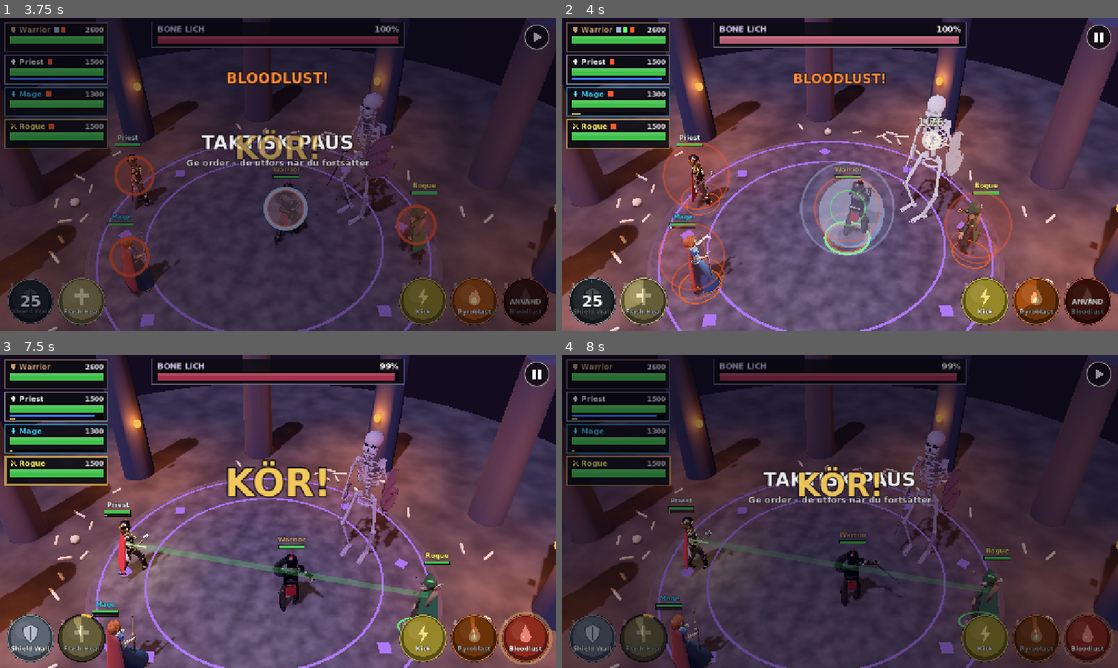
Above: before the commit, frames 1-4 (two rows, left to right).
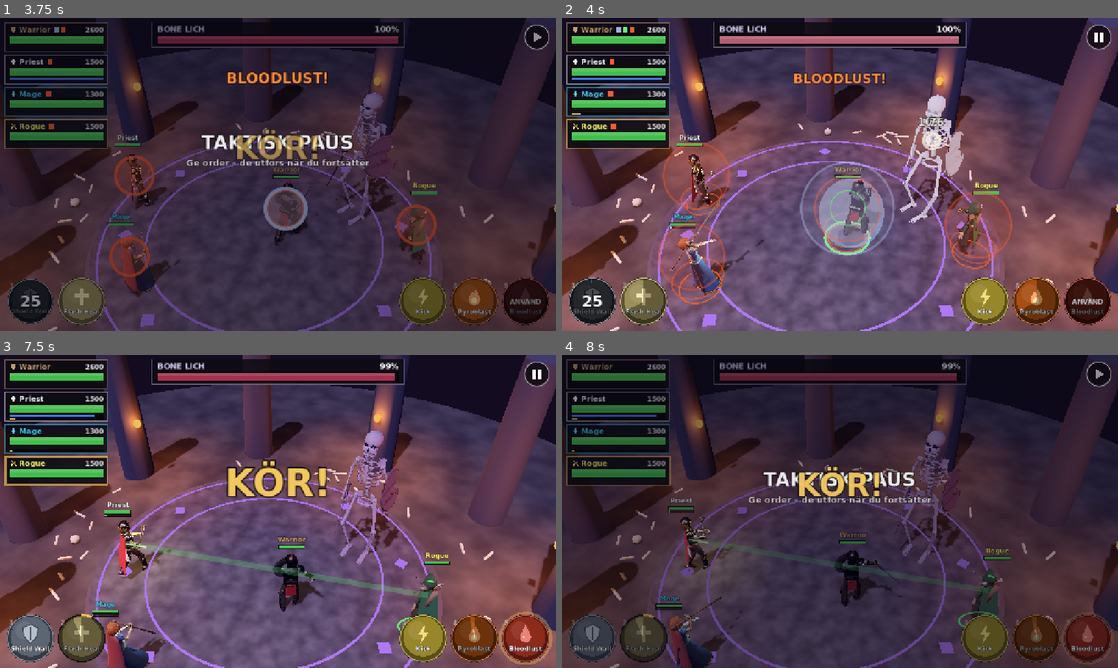
Above: after the commit, the same moments.

Repository: broklyn777/de-edsvurna
Game: Godot game, scene res://scenes/main.tscn
Two runs of this game, one before a commit and one after it. Both use one fixed random seed, a clock stepped at 60 frames per second and the inputs below.
Inputs (mouse positions are in pixels of both pictures, inside the frame that each line leads up to):
- Up to frame 1 (3.75 s): tap Enter at 0.5 s; move the mouse to (55, 36) at 0.52 s; tap 1 at 0.6 s; click (55, 36) at 0.67 s; tap Space at 0.77, 1.52, 3.02 s; move the mouse to (55, 71) at 1.27 s; tap 2 at 1.35 s; click (55, 71) at 1.42 s; move the mouse to (55, 102) at 2.02 s; tap 3 at 2.1 s; click (55, 102) at 2.17 s; move the mouse to (55, 133) at 2.77 s; tap 4 at 2.85 s; click (55, 133) at 2.92 s; move the mouse to (27, 302) at 3.52 s; tap 5 at 3.6 s; click (27, 302) at 3.67 s
- Up to frame 2 (4 s): tap Space at 3.77 s
- Up to frame 3 (7.5 s): move the mouse to (83, 639) at 4.27 s; tap R at 4.35 s; click (83, 639) at 4.42 s; tap Space at 4.52, 5, 6.02, 6.77 s; move the mouse to (55, 373) at 5.02 s; tap 1 at 5.1 s; click (55, 373) at 5.17 s; move the mouse to (55, 408) at 5.77 s; tap 2 at 5.85 s; click (55, 408) at 5.92 s; move the mouse to (55, 439) at 6.52 s; tap 3 at 6.6 s; click (55, 439) at 6.67 s; move the mouse to (55, 470) at 7.27 s; tap 4 at 7.35 s; click (55, 470) at 7.42 s
- Up to frame 4 (8 s): tap Space at 7.52 s

Frame 1 is identical in both runs. In frame 2, 0.6% of the frame differs, in the area x 19-37%, y 58-89%; in frame 3, 0.6%, in the area x 19-32%, y 52-100%; in frame 4, 0.6%.

Commit message:
Add procedural kick, Shield Wall and channel-cast animations
ProceduralAnims builds clips in code from per-bone rotations on top
of a base pose, moving the rig's IK foot bones with the legs. Rogue
kicks on Kick, Warrior raises the shield to the face on Shield Wall,
Priest lifts both hands and Mage raises the staff while casting.
Adds an animation lab and a bone-axis pose test under tools/.

Co-Authored-By: Claude Opus 5.5 <noreply@anthropic.com>

Diff:
--- a/data/heroes.json
+++ b/data/heroes.json
@@ -36,10 +36,13 @@
 				],
 				"hit": "Hit_Chest",
 				"death": "Death01",
-				"block": "Shield_Block",
+				"block": "Shield_Wall",
 				"run": "Run",
 				"walk": "Walk"
-			}
+			},
+			"procedural": [
+				"Shield_Wall"
+			]
 		}
 	},
 	"priest": {
@@ -76,13 +79,16 @@
 			},
 			"anims": {
 				"idle": "OneHand_Idle",
-				"cast": "OneHand_Idle",
+				"cast": "Cast_Channel_Priest",
 				"release": "Spell_Simple_Shoot",
 				"hit": "Hit_Chest",
 				"death": "Death01",
 				"run": "Run",
 				"walk": "Walk"
-			}
+			},
+			"procedural": [
+				"Cast_Channel_Priest"
+			]
 		}
 	},
 	"mage": {
@@ -108,13 +114,16 @@
 			},
 			"anims": {
 				"idle": "Staff_Idle",
-				"cast": "Staff_Cast",
+				"cast": "Cast_Channel_Mage",
 				"release": "Spell_Simple_Shoot",
 				"hit": "Hit_Chest",
 				"death": "Death01",
 				"run": "Staff_Run",
 				"walk": "Staff_Walk"
-			}
+			},
+			"procedural": [
+				"Cast_Channel_Mage"
+			]
 		}
 	},
 	"rogue": {
@@ -152,8 +161,12 @@
 				"hit": "Hit_Chest",
 				"death": "Death01",
 				"run": "Run",
-				"walk": "Walk"
-			}
+				"walk": "Walk",
+				"kick": "Kick"
+			},
+			"procedural": [
+				"Kick"
+			]
 		}
 	}
 }
--- a/scripts/battle/battle.gd
+++ b/scripts/battle/battle.gd
@@ -431,7 +431,7 @@
 			world.add_shake(7.0)
 		"kick":
 			sfx.play("kick", 0.0)
-			models[e.unit].attack(models[e.targets[0]].global_position, 0.4)
+			models[e.unit].kick(models[e.targets[0]].global_position)
 		"renew":
 			sfx.play("renew", -10.0)
 			fx_layer.add_child(_at(Fx.Ring.new(UiStyle.school_color("heal"), 8, 46, 0.4, 4.0), _pos(e.targets[0])))
--- /dev/null
+++ b/scripts/battle/procedural_anims.gd
@@ -0,0 +1,176 @@
+class_name ProceduralAnims
+extends RefCounted
+## Egna animationer byggda i kod ovanpå Quaternius-skelettet, för rörelser som saknas i
+## materialet (spark, tydlig Shield Wall, kanalisering av besvärjelser).
+##
+## En animation utgår från en pose i en befintlig animation (base, base_time). Varje nyckel
+## anger tid och vridningar i grader per ben (Euler XYZ i benets eget rum), plus valfri
+## höjning/sänkning av höfterna ("hips_y" i meter) och förflyttning av fotbenen ("pos":
+## {"Foot.R": [x, y, z]} i förälderns rum – fötterna är egna ben i riggen och följer inte
+## med när benet vrids). Mellan nycklarna interpoleras mjukt.
+
+const DEFS := {
+	# Rogue: framspark. Knät dras upp, benet skjuts ut i höfthöjd, överkroppen lutar bakåt.
+	"Kick": {"base": "OneHand_Idle", "length": 0.8, "keys": [
+		{"t": 0.0, "bones": {}},
+		{"t": 0.12, "bones": {"UpperLeg.R": [-55, 0, 0], "LowerLeg.R": [75, 0, 0], "Torso": [-6, 0, 0]}},
+		{"t": 0.24, "bones": {"UpperLeg.R": [-95, 0, 0], "LowerLeg.R": [-8, 0, 0], "Torso": [-20, 0, 0],
+				"UpperArm.R": [0, 0, -25], "UpperArm.L": [0, 0, 25]}},
+		{"t": 0.38, "bones": {"UpperLeg.R": [-88, 0, 0], "LowerLeg.R": [0, 0, 0], "Torso": [-17, 0, 0],
+				"UpperArm.R": [0, 0, -20], "UpperArm.L": [0, 0, 20]}},
+		{"t": 0.56, "bones": {"UpperLeg.R": [-45, 0, 0], "LowerLeg.R": [65, 0, 0], "Torso": [-5, 0, 0]}},
+		{"t": 0.8, "bones": {}},
+	]},
+	# Priest: båda händerna lyfts framåt och uppåt och pulserar medan healingen laddas.
+	"Cast_Channel_Priest": {"base": "OneHand_Idle", "length": 1.2, "loop": true, "keys": [
+		{"t": 0.0, "bones": {"UpperArm.R": [-25, 0, 70], "UpperArm.L": [-25, 0, -70], "Torso": [-6, 0, 0], "Head": [-8, 0, 0]}},
+		{"t": 0.6, "bones": {"UpperArm.R": [-38, 0, 90], "UpperArm.L": [-38, 0, -90], "Torso": [-11, 0, 0], "Head": [-14, 0, 0]}},
+		{"t": 1.2, "bones": {"UpperArm.R": [-25, 0, 70], "UpperArm.L": [-25, 0, -70], "Torso": [-6, 0, 0], "Head": [-8, 0, 0]}},
+	]},
+	# Mage: staven lyfts högt, fria handen sträcks fram mot målet.
+	"Cast_Channel_Mage": {"base": "Staff_Idle", "length": 1.0, "loop": true, "keys": [
+		{"t": 0.0, "bones": {"UpperArm.R": [-15, 0, 105], "UpperArm.L": [-25, 0, -75], "Torso": [-8, 0, 0], "Head": [-6, 0, 0]}},
+		{"t": 0.5, "bones": {"UpperArm.R": [-22, 0, 120], "UpperArm.L": [-35, 0, -88], "Torso": [-12, 0, 0], "Head": [-10, 0, 0]}},
+		{"t": 1.0, "bones": {"UpperArm.R": [-15, 0, 105], "UpperArm.L": [-25, 0, -75], "Torso": [-8, 0, 0], "Head": [-6, 0, 0]}},
+	]},
+	# Warrior: skölden lyfts upp framför ansiktet, kroppen lutar in bakom den.
+	"Shield_Wall": {"base": "Shield_Idle", "length": 1.0, "loop": true, "keys": [
+		{"t": 0.0, "bones": {"UpperArm.L": [-15, 0, -45], "Torso": [14, 0, 0], "Head": [6, 0, 0]}},
+		{"t": 0.5, "bones": {"UpperArm.L": [-17, 0, -48], "Torso": [16, 0, 0], "Head": [7, 0, 0]}},
+		{"t": 1.0, "bones": {"UpperArm.L": [-15, 0, -45], "Torso": [14, 0, 0], "Head": [6, 0, 0]}},
+	]},
+}
+
+
+## Lägger till de animationer i DEFS som figuren ska ha (names) i dess AnimationPlayer.
+static func add_to(player: AnimationPlayer, names: Array, defs := DEFS) -> void:
+	var lib := player.get_animation_library("")
+	for anim_name in names:
+		if not defs.has(anim_name) or player.has_animation(anim_name):
+			continue
+		var anim := build(player, defs[anim_name])
+		if anim:
+			lib.add_animation(anim_name, anim)
+
+
+static func build(player: AnimationPlayer, def: Dictionary) -> Animation:
+	var base_name := _find_anim(player, def.base)
+	if base_name == "":
+		push_warning("Hittar ingen basanimation " + def.base)
+		return null
+	var base := player.get_animation(base_name)
+	var base_time: float = def.get("base_time", 0.0)
+	var length: float = def.length
+	var keys: Array = def.keys
+	var anim := Animation.new()
+	anim.length = length
+	anim.loop_mode = Animation.LOOP_LINEAR if def.get("loop", false) else Animation.LOOP_NONE
+
+	var sk := _skeleton(player)
+	# Fötterna är egna ben (IK-mål) i riggen och följer inte med när benet vrids.
+	# Räkna ut var underbenet hamnar i varje nyckel och flytta fotbenet dit.
+	var feet := {}
+	if sk:
+		for k in keys:
+			feet[k.t] = _follow_feet(sk, base, base_time, k.bones)
+
+	for i in base.get_track_count():
+		var path := base.track_get_path(i)
+		var bone := path.get_concatenated_subnames()
+		match base.track_get_type(i):
+			Animation.TYPE_ROTATION_3D:
+				var rest: Quaternion = base.rotation_track_interpolate(i, base_time)
+				var t := anim.add_track(Animation.TYPE_ROTATION_3D)
+				anim.track_set_path(t, path)
+				anim.track_set_interpolation_type(t, Animation.INTERPOLATION_CUBIC)
+				for k in keys:
+					var q := rest * _euler(k.bones.get(bone, [0, 0, 0]))
+					if feet.has(k.t) and feet[k.t].has(bone):
+						q = feet[k.t][bone].basis.get_rotation_quaternion()
+					anim.rotation_track_insert_key(t, k.t, q)
+			Animation.TYPE_POSITION_3D:
+				var pos: Vector3 = base.position_track_interpolate(i, base_time)
+				var t := anim.add_track(Animation.TYPE_POSITION_3D)
+				anim.track_set_path(t, path)
+				anim.track_set_interpolation_type(t, Animation.INTERPOLATION_CUBIC)
+				for k in keys:
+					var p := pos
+					if bone == "Hips" or bone == "Body":
+						p.y += k.get("hips_y", 0.0)
+						p.z += k.get("hips_z", 0.0)
+					if feet.has(k.t) and feet[k.t].has(bone):
+						p = feet[k.t][bone].origin
+					anim.position_track_insert_key(t, k.t, p)
+	return anim
+
+
+static func _euler(v: Variant) -> Quaternion:
+	return Quaternion.from_euler(_vec(v) * PI / 180.0)
+
+
+## Lokala transformer för fotbenen så att foten sitter kvar i änden av underbenet när benet vrids.
+static func _follow_feet(sk: Skeleton3D, base: Animation, base_time: float, offsets: Dictionary) -> Dictionary:
+	var out := {}
+	for side in ["L", "R"]:
+		var upper: String = "UpperLeg." + side
+		var lower: String = "LowerLeg." + side
+		var foot: String = "Foot." + side
+		if not (offsets.has(upper) or offsets.has(lower) or offsets.has("Hips") or offsets.has("Body")):
+			continue
+		if sk.find_bone(foot) < 0 or sk.find_bone(lower) < 0:
+			continue
+		var before := _global_pose(sk, base, base_time, {}, lower)
+		var after := _global_pose(sk, base, base_time, offsets, lower)
+		var foot_before := _global_pose(sk, base, base_time, {}, foot)
+		var foot_after := after * before.affine_inverse() * foot_before
+		var parent := sk.get_bone_parent(sk.find_bone(foot))
+		var parent_global := _global_pose(sk, base, base_time, offsets, sk.get_bone_name(parent)) if parent >= 0 else Transform3D()
+		out[foot] = parent_global.affine_inverse() * foot_after
+	return out
+
+
+## Benets transform i skelettets rum för basposen plus vridningarna i offsets.
+static func _global_pose(sk: Skeleton3D, base: Animation, base_time: float, offsets: Dictionary, bone_name: String) -> Transform3D:
+	var idx := sk.find_bone(bone_name)
+	var chain: Array[int] = []
+	while idx >= 0:
+		chain.push_front(idx)
+		idx = sk.get_bone_parent(idx)
+	var xf := Transform3D()
+	for b in chain:
+		var bname := sk.get_bone_name(b)
+		var rest := sk.get_bone_rest(b)
+		var rot := rest.basis.get_rotation_quaternion()
+		var pos := rest.origin
+		var path := NodePath(str(base.track_get_path(0)).get_slice(":", 0) + ":" + bname)
+		var rt := base.find_track(path, Animation.TYPE_ROTATION_3D)
+		if rt >= 0:
+			rot = base.rotation_track_interpolate(rt, base_time)
+		var pt := base.find_track(path, Animation.TYPE_POSITION_3D)
+		if pt >= 0:
+			pos = base.position_track_interpolate(pt, base_time)
+		if offsets.has(bname):
+			rot = rot * _euler(offsets[bname])
+		xf = xf * Transform3D(Basis(rot).scaled(rest.basis.get_scale()), pos)
+	return xf
+
+
+static func _skeleton(player: AnimationPlayer) -> Skeleton3D:
+	var root := player.get_node(player.root_node)
+	var found := root.find_children("*", "Skeleton3D", true, false)
+	return found[0] if not found.is_empty() else null
+
+
+static func _vec(v: Variant) -> Vector3:
+	if v is Vector3:
+		return v
+	return Vector3(v[0], v[1], v[2])
+
+
+static func _find_anim(player: AnimationPlayer, wanted: String) -> String:
+	if player.has_animation(wanted):
+		return wanted
+	for a in player.get_animation_list():
+		if a.ends_with(wanted):
+			return a
+	return ""
--- a/scripts/battle/unit_model.gd
+++ b/scripts/battle/unit_model.gd
@@ -11,6 +11,7 @@
 ## Vapnet träffar ungefär så här långt in i attackanimationerna (uppmätt på armarnas rotationsfart).
 const IMPACT_AT := 0.2
 const ATTACK_SPEED := 1.25
+const KICK_IMPACT_AT := 0.3
 
 static var _weapon_kit: Node3D
 
@@ -66,6 +67,7 @@
 	_model.scale = Vector3.ONE * model_scale
 	_body.add_child(_model)
 	_player = _model.find_children("*", "AnimationPlayer", true, false)[0]
+	ProceduralAnims.add_to(_player, vis.get("procedural", []))
 	for loop_anim in [anims.get("idle", ""), anims.get("cast", ""), anims.get("block", ""),
 			anims.get("run", ""), anims.get("walk", "")]:
 		if _player.has_animation(loop_anim):
@@ -119,6 +121,18 @@
 		_play_oneshot(anim_name, 0.06, ATTACK_SPEED)
 		last_impact_delay = _player.get_animation(anim_name).length * IMPACT_AT / (ATTACK_SPEED * unit.haste())
 	_push_delayed((toward - global_position).normalized() * lunge * model_scale, last_impact_delay * 0.6)
+
+
+## Spark (Rogue: Kick). Använder animationen "kick" om figuren har en, annars en vanlig attack.
+func kick(toward: Vector3) -> void:
+	if _dead:
+		return
+	if not anims.has("kick"):
+		attack(toward, 0.4)
+		return
+	_play_oneshot(anims.kick, 0.05, 1.0)
+	last_impact_delay = _player.get_animation(anims.kick).length * KICK_IMPACT_AT
+	_push_delayed((toward - global_position).normalized() * 0.45 * model_scale, last_impact_delay * 0.6)
 
 
 ## Startar kaströrelsen. Närstridsslag (windup) lyfter vapnet och håller det tills slaget faller.
--- /dev/null
+++ b/tools/anim_lab.gd
@@ -0,0 +1,95 @@
+extends Node3D
+## Animationslabb: visar en figur på nära håll och spelar en sekvens av rörelser via UnitModel,
+## precis som i striden. Filma med --write-movie för att granska bild för bild.
+##
+##   godot --path . res://tools/anim_lab.tscn --write-movie /tmp/lab/f.png --fixed-fps 20 \
+##       --quit-after 80 -- --unit=priest --seq=cast:holy:2.5,release,idle:0.5,hit
+##
+## Steg i --seq (kommaseparerade, valfri längd i sekunder efter kolon):
+##   cast:<skola>:<s>  ladda en besvärjelse så länge, sedan släpp
+##   attack[:s]  hit[:s]  block:<s>  kick[:s]  idle:<s>  walk:<s>
+
+var _model: UnitModel
+var _steps: Array = []
+var _wait := 0.3
+
+
+func _ready() -> void:
+	var data := GameData.load_all()
+	var unit_id := "priest"
+	var seq := "idle:1"
+	for arg in OS.get_cmdline_user_args():
+		if arg.begins_with("--unit="):
+			unit_id = arg.get_slice("=", 1)
+		elif arg.begins_with("--seq="):
+			seq = arg.get_slice("=", 1)
+	_steps = Array(seq.split(","))
+	var is_hero: bool = data.heroes.has(unit_id)
+	var d: Dictionary = data.heroes[unit_id] if is_hero else data.bosses[unit_id]
+	var u := CombatUnit.from_data(unit_id, d, 0 if is_hero else 1)
+	u.position = Vector2.ZERO
+
+	var env := WorldEnvironment.new()
+	env.environment = Environment.new()
+	env.environment.background_mode = Environment.BG_COLOR
+	env.environment.background_color = Color(0.16, 0.15, 0.2)
+	env.environment.ambient_light_source = Environment.AMBIENT_SOURCE_COLOR
+	env.environment.ambient_light_color = Color(0.7, 0.7, 0.8)
+	add_child(env)
+	var sun := DirectionalLight3D.new()
+	sun.rotation_degrees = Vector3(-45, 30, 0)
+	add_child(sun)
+	var floor_mesh := MeshInstance3D.new()
+	var plane := PlaneMesh.new()
+	plane.size = Vector2(8, 8)
+	floor_mesh.mesh = plane
+	add_child(floor_mesh)
+
+	_model = UnitModel.new()
+	add_child(_model)
+	_model.setup(u, null, d.visual)
+	_model.face(Vector3(1.0, 0, 1.0))
+	var cam := Camera3D.new()
+	var s := _model.model_scale
+	add_child(cam)
+	cam.fov = 35.0
+	cam.position = Vector3(2.7, 1.3, 3.9) * s
+	cam.look_at(Vector3(0, 0.95 * s, 0))
+
+
+func _process(delta: float) -> void:
+	_wait -= delta
+	if _wait > 0.0 or _steps.is_empty():
+		return
+	var parts: PackedStringArray = String(_steps.pop_front()).split(":")
+	var arg := func(i: int, fallback: float) -> float: return float(parts[i]) if parts.size() > i else fallback
+	var front := _model.global_position + Vector3(1, 0, 1)
+	match parts[0]:
+		"cast":
+			_model.start_cast(parts[1] if parts.size() > 1 else "holy", false)
+			_wait = arg.call(2, 2.0)
+			_steps.push_front("release")
+		"release":
+			_model.end_cast(true)
+			_wait = 1.0
+		"attack":
+			_model.attack(front)
+			_wait = arg.call(1, 1.2)
+		"kick":
+			_model.kick(front)
+			_wait = arg.call(1, 1.2)
+		"hit":
+			_model.hit(2.0, front)
+			_wait = arg.call(1, 1.0)
+		"block":
+			_model.set_blocking(true)
+			_wait = arg.call(1, 2.0)
+			_steps.push_front("unblock")
+		"unblock":
+			_model.set_blocking(false)
+			_wait = 0.6
+		"walk":
+			_model.move_to(_model.position + Vector3(-1.5, 0, 0), arg.call(1, 1.2), false)
+			_wait = arg.call(1, 1.2) + 0.3
+		_:
+			_wait = arg.call(1, 1.0)
--- /dev/null
+++ b/tools/anim_lab.tscn
@@ -0,0 +1,6 @@
+[gd_scene format=3]
+
+[ext_resource type="Script" path="res://tools/anim_lab.gd" id="1"]
+
+[node name="AnimLab" type="Node3D"]
+script = ExtResource("1")
--- /dev/null
+++ b/tools/pose_test.gd
@@ -0,0 +1,64 @@
+extends Node3D
+## Visar samma figur flera gånger med olika benvridningar, för att se benens axlar.
+##   godot --path . res://tools/pose_test.tscn -- --model=liria --base=OneHand_Idle --out=/tmp/p.png
+##       --tests="UpperLeg.R:60,0,0;UpperLeg.R:0,60,0"
+var _frames := 0
+var _out := "/tmp/pose.png"
+var _turn := 35.0
+
+func _ready() -> void:
+	var model := "liria"
+	var base := "Idle"
+	var tests := "none"
+	for arg in OS.get_cmdline_user_args():
+		if arg.begins_with("--model="): model = arg.get_slice("=", 1)
+		elif arg.begins_with("--base="): base = arg.get_slice("=", 1)
+		elif arg.begins_with("--out="): _out = arg.get_slice("=", 1)
+		elif arg.begins_with("--tests="): tests = arg.get_slice("=", 1)
+		elif arg.begins_with("--turn="): _turn = float(arg.get_slice("=", 1))
+	var list := tests.split(";")
+	for i in list.size():
+		var bones := {}
+		var pos := {}
+		for part in list[i].split("|"):
+			if part.contains(":"):
+				var b := part.get_slice(":", 0)
+				var v := part.get_slice(":", 1).split(",")
+				if b.begins_with("@"):
+					pos[b.substr(1)] = [float(v[0]), float(v[1]), float(v[2])]
+				else:
+					bones[b] = [float(v[0]), float(v[1]), float(v[2])]
+		var n: Node3D = load("res://assets/models/%s.glb" % model).instantiate()
+		n.position = Vector3((i - (list.size() - 1) / 2.0) * 1.3, 0, 0)
+		n.rotation_degrees.y = _turn
+		add_child(n)
+		var ap: AnimationPlayer = n.find_children("*", "AnimationPlayer", true, false)[0]
+		var def := {"base": base, "length": 1.0, "keys": [{"t": 0.0, "bones": bones, "pos": pos}, {"t": 1.0, "bones": bones, "pos": pos}]}
+		ProceduralAnims.add_to(ap, ["T%d" % i], {"T%d" % i: def})
+		ap.play("T%d" % i)
+		var l := Label3D.new()
+		l.text = list[i].replace("|", "\n")
+		l.font_size = 22
+		l.position = n.position + Vector3(0, -0.25, 0.5)
+		add_child(l)
+	var cam := Camera3D.new()
+	add_child(cam)
+	cam.position = Vector3(0, 1.1, 1.05 * list.size() + 1.2)
+	cam.fov = 40
+	cam.look_at(Vector3(0, 0.8, 0))
+	var sun := DirectionalLight3D.new()
+	sun.rotation_degrees = Vector3(-40, 20, 0)
+	add_child(sun)
+	var env := WorldEnvironment.new()
+	env.environment = Environment.new()
+	env.environment.background_mode = Environment.BG_COLOR
+	env.environment.background_color = Color(0.25, 0.25, 0.3)
+	env.environment.ambient_light_source = Environment.AMBIENT_SOURCE_COLOR
+	env.environment.ambient_light_color = Color(0.8, 0.8, 0.85)
+	add_child(env)
+
+func _process(_d: float) -> void:
+	_frames += 1
+	if _frames == 10:
+		get_viewport().get_texture().get_image().save_png(_out)
+		get_tree().quit()
--- /dev/null
+++ b/tools/pose_test.tscn
@@ -0,0 +1,6 @@
+[gd_scene format=3]
+
+[ext_resource type="Script" path="res://tools/pose_test.gd" id="1"]
+
+[node name="PoseTest" type="Node3D"]
+script = ExtResource("1")
Not shown, changed: export_presets.cfg
Not shown, added: scripts/battle/procedural_anims.gd.uid
Not shown, added: tools/anim_lab.gd.uid
Not shown, added: tools/pose_test.gd.uid
Not shown, changed: CLAUDE.md
